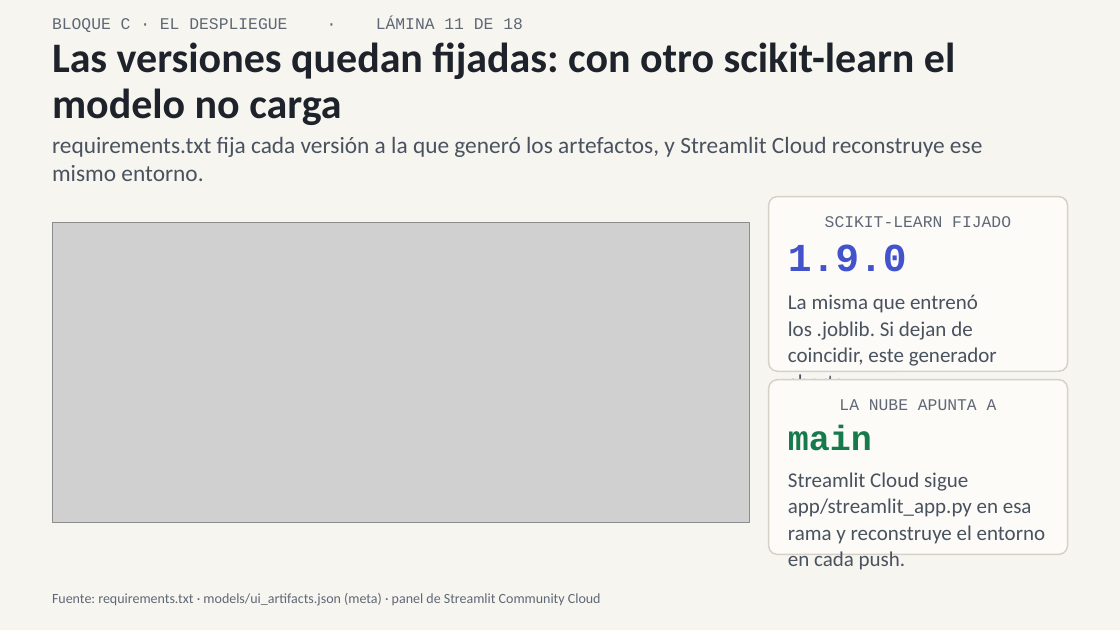
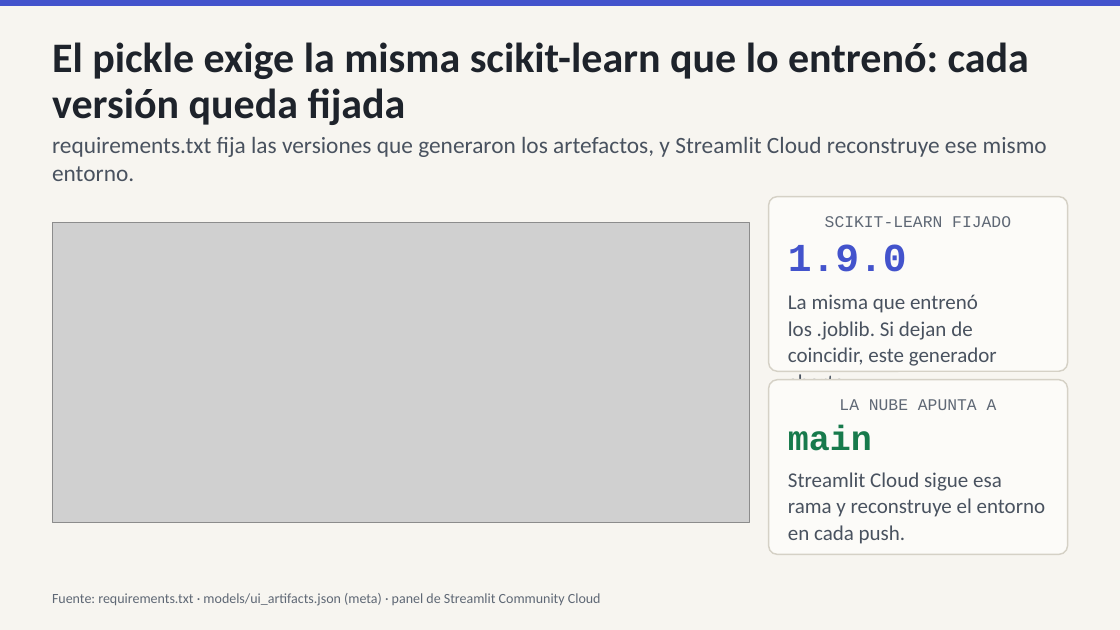
Before and after one commit to IchiSieben/enaho-ingresos-informalidad, a slide deck: slide 5 of docs/presentacion/ENAHO_exposicion.pptx (slide 11 before the commit). Drawn at 1120x630 pixels with LibreOffice and Linux fonts; fonts in the diff are those of the drawing; grey boxes stand for pictures. Boxes give left, top, right and bottom in pixels: in the first picture for what was removed or moved away, otherwise in the second. Text is boxed around its words. In the diff, an @@ line names an element or a change of style, - is before the commit and + after.

```diff
--- a/docs/presentacion/ENAHO_exposicion.pptx
+++ b/docs/presentacion/ENAHO_exposicion.pptx
@@ rectangle added at <box>0,0,1120,6</box>, fill #4353CC @@
@@ text removed at <box>52,17,523,32</box> @@
-BLOQUE C · EL DESPLIEGUE · LÁMINA 11 DE 18
@@ text at <box>52,42,1029,125</box>: text changed @@
-Las versiones quedan fijadas: con otro scikit-learn el modelo no carga
+El pickle exige la misma scikit-learn que lo entrenó: cada versión queda fijada
@@ text at <box>52,137,1047,181</box>: text changed @@
-requirements.txt fija cada versión a la que generó los artefactos, y Streamlit Cloud reconstruye ese mismo entorno.
+requirements.txt fija las versiones que generaron los artefactos, y Streamlit Cloud reconstruye ese mismo entorno.
@@ text in rounded rectangle at <box>788,472,1046,544</box>: text changed @@
-Streamlit Cloud sigue app/streamlit_app.py en esa rama y reconstruye el entorno en cada push.
+Streamlit Cloud sigue esa rama y reconstruye el entorno en cada push.
```
Also in this commit, not shown: 9 other slides changed, 2 slides added, 8 slides removed, 10 other files.
